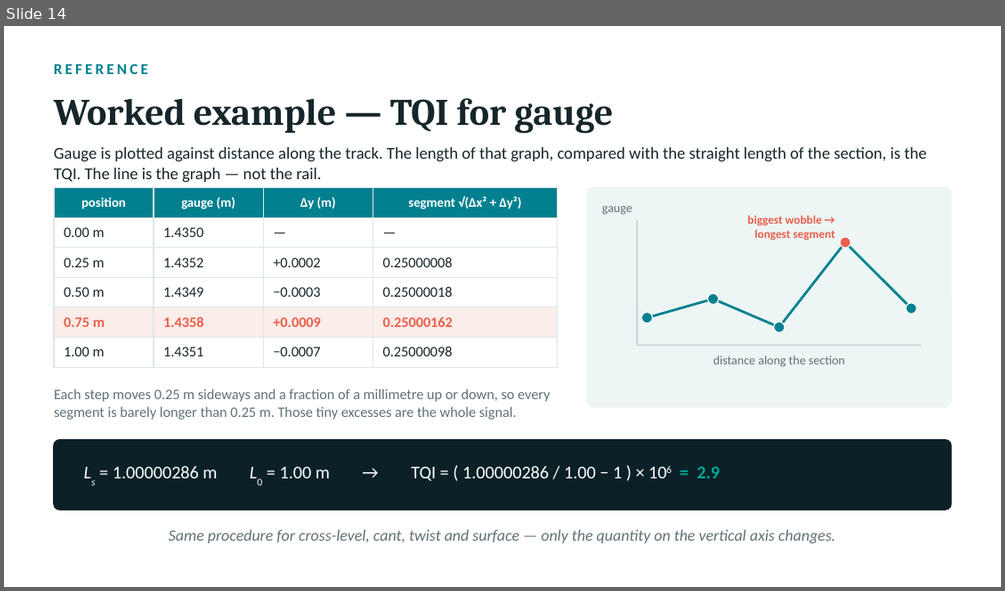
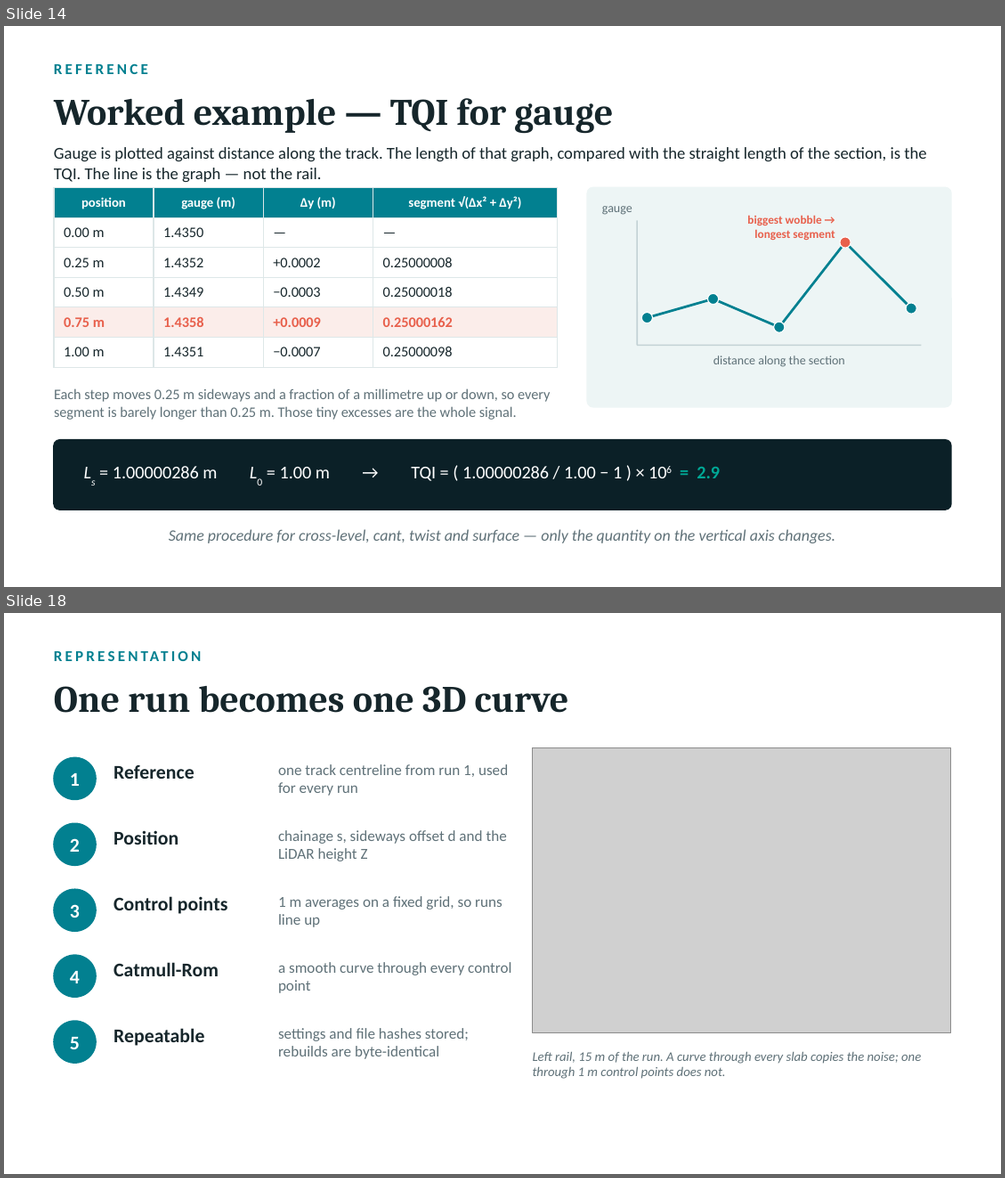
Before and after one commit to viktormm/D7016B-IAI-eMaintenance-Part-2, a slide deck: D7016B_Demo1_Viktor_Lindberg.pptx. Shown one above the other, each under a label of ours: slide 14 before the commit, slides 14 and 18 after it; the slides between them are not shown. The pictures are 1005x591 and 1005x1178 pixels, drawn with LibreOffice and Linux fonts; fonts in the diff are those of the drawing; grey boxes stand for pictures. Boxes give left, top, right and bottom in pixels: in the first picture for what was removed or moved away, otherwise in the second. Text is boxed around its words. In the diff, an @@ line names an element or a change of style, - is before the commit and + after.

```diff
--- a/D7016B_Demo1_Viktor_Lindberg.pptx
+++ b/D7016B_Demo1_Viktor_Lindberg.pptx
@@ slide 18 added at (4, 613, 1001, 1174), background #FFFFFF @@
@@ text added at (54, 643, 951, 668), 11 pt, text #028090, bold @@
+REPRESENTATION
@@ text added at (54, 686, 569, 713), 27 pt, text #16262B, bold @@
+One run becomes one 3D curve
@@ ellipse added at (54, 757, 96, 799), fill #028090, outline #028090 1 pt @@
@@ text added at (113, 765, 194, 779), 14 pt, text #16262B, bold @@
+Reference
@@ text added at (278, 764, 508, 795), 11 pt, text #5F7178 @@
+one track centreline from run 1, used for every run
@@ picture added at (533, 747, 951, 1033) @@
@@ text added at (70, 773, 80, 786), 14 pt, text #FFFFFF, bold @@
+1
@@ ellipse added at (54, 823, 96, 865), fill #028090, outline #028090 1 pt @@
@@ text added at (70, 838, 80, 852), 14 pt, text #FFFFFF, bold @@
+2
@@ text added at (113, 830, 178, 844), 14 pt, text #16262B, bold @@
+Position
@@ text added at (278, 830, 507, 861), 11 pt, text #5F7178 @@
+chainage s, sideways offset d and the LiDAR height Z
@@ ellipse added at (54, 889, 96, 931), fill #028090, outline #028090 1 pt @@
@@ text added at (70, 904, 80, 917), 14 pt, text #FFFFFF, bold @@
+3
@@ text added at (113, 896, 228, 914), 14 pt, text #16262B, bold @@
+Control points
@@ text added at (278, 896, 502, 927), 11 pt, text #5F7178 @@
+1 m averages on a fixed grid, so runs line up
@@ ellipse added at (54, 955, 96, 997), fill #028090, outline #028090 1 pt @@
@@ text added at (70, 971, 80, 983), 14 pt, text #FFFFFF, bold @@
+4
@@ text added at (113, 962, 218, 976), 14 pt, text #16262B, bold @@
+Catmull-Rom
@@ text added at (278, 962, 511, 993), 11 pt, text #5F7178 @@
+a smooth curve through every control point
@@ ellipse added at (54, 1021, 96, 1062), fill #028090, outline #028090 1 pt @@
@@ text added at (70, 1037, 80, 1049), 14 pt, text #FFFFFF, bold @@
+5
@@ text added at (113, 1028, 204, 1046), 14 pt, text #16262B, bold @@
+Repeatable
@@ text added at (278, 1028, 469, 1059), 11 pt, text #5F7178 @@
+settings and file hashes stored; rebuilds are byte-identical
@@ text added at (533, 1051, 921, 1078), 9.5 pt, text #5F7178, italic @@
+Left rail, 15 m of the run. A curve through every slab copies the noise; one through 1 m control points does not.
```
Also in this commit, not shown: 9 other slides added, 26 other files.
